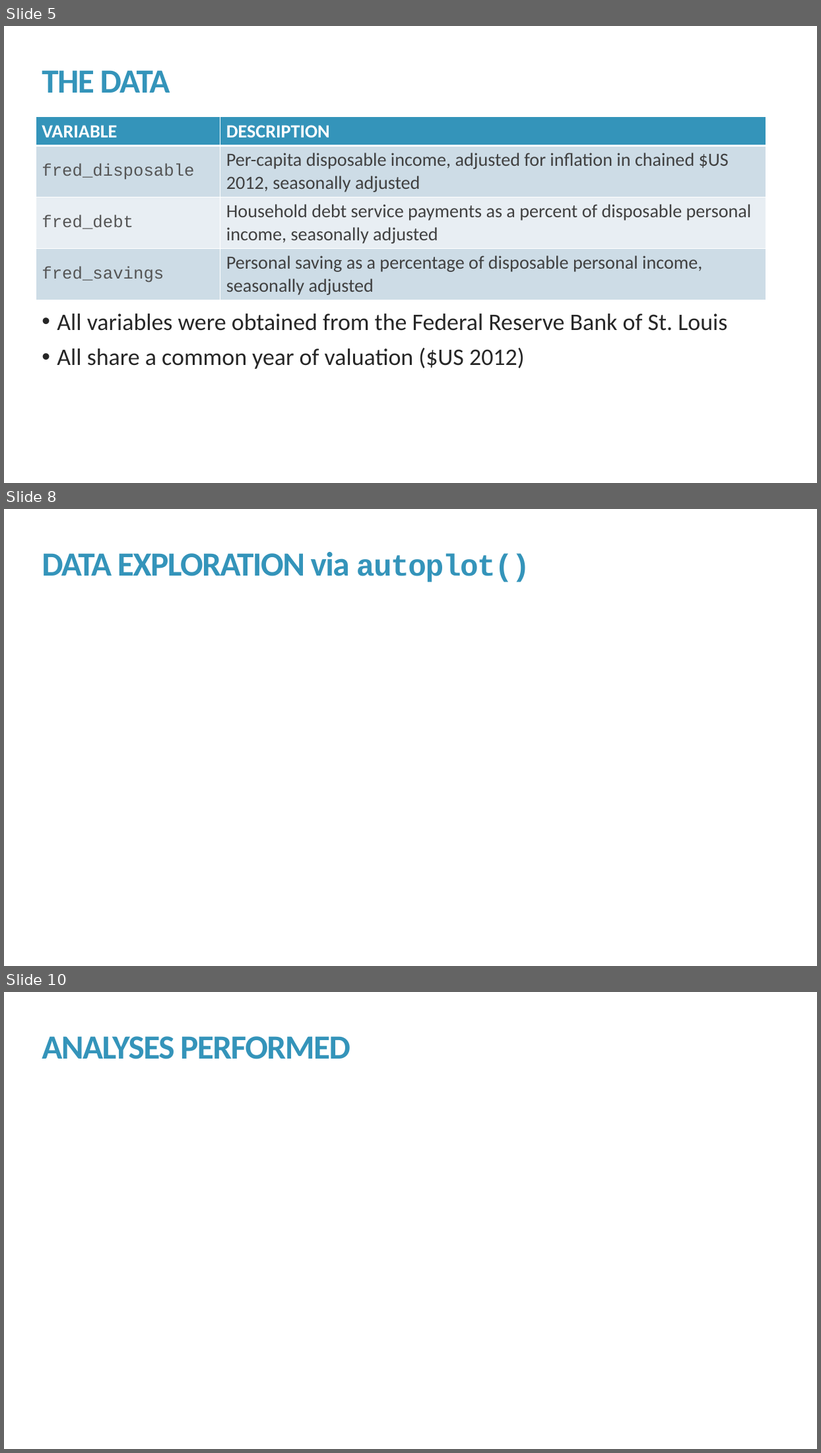
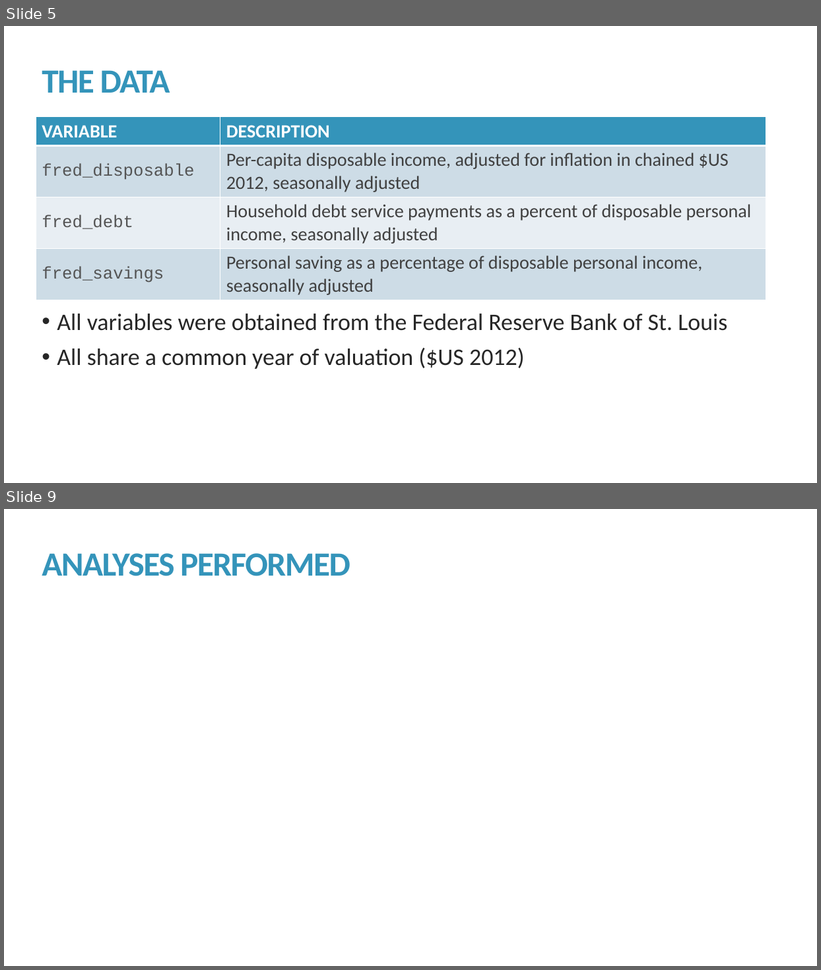
Before and after one commit to kmprioliPROF/MAT_8444_Final_Project, a slide deck: Prioli_Final_Proj.pptx. Shown one above the other, each under a label of ours: slides 5, 8 and 10 before the commit, slides 5 and 9 after it; the slides between them are not shown. The pictures are 821x1453 and 821x970 pixels, drawn with LibreOffice and Linux fonts; fonts in the diff are those of the drawing. Boxes give left, top, right and bottom in pixels: in the first picture for what was removed or moved away, otherwise in the second. Text is boxed around its words. In the diff, an @@ line names an element or a change of style, - is before the commit and + after.

```diff
--- a/Prioli_Final_Proj.pptx
+++ b/Prioli_Final_Proj.pptx
@@ slide 8 removed at (4,509,817,966), background #FFFFFF @@
@@ title removed at (42,552,531,582) @@
-DATA EXPLORATION via autoplot()
@@ what was slide 10 is now slide 9 @@
```
Also in this commit, not shown: 4 slides changed, 1 other file.
